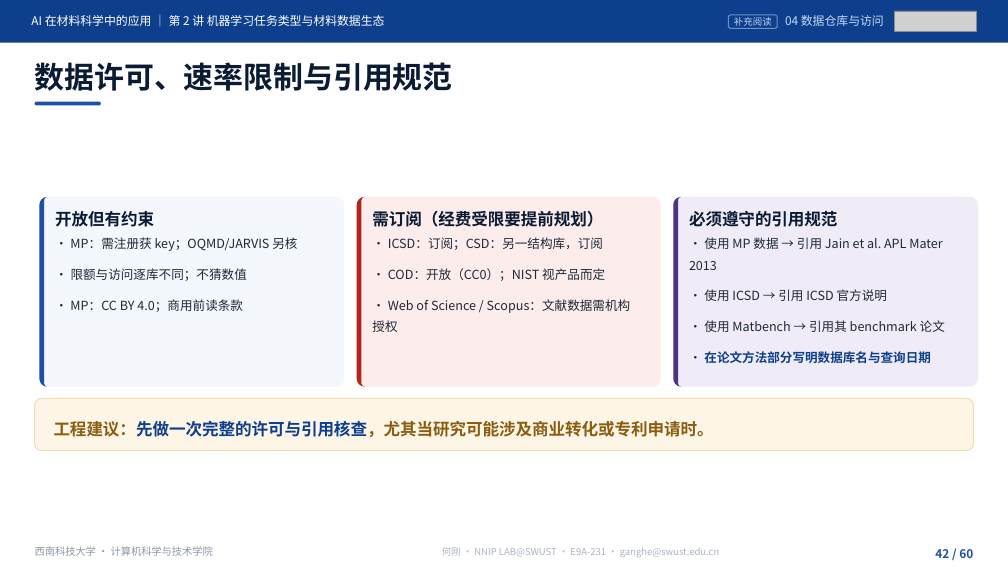
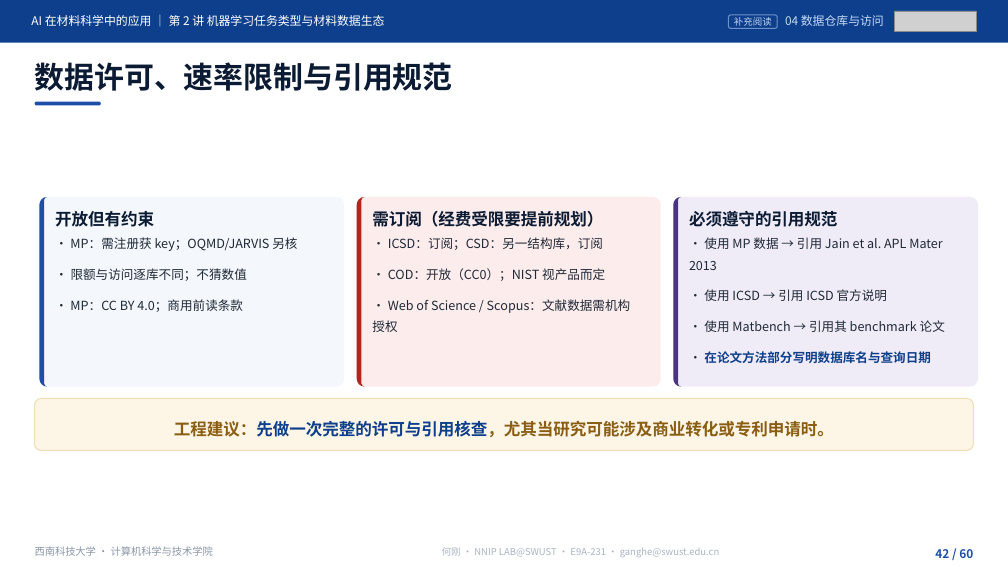
Before and after one commit to cosfrist/Applications-of-Artificial-Intelligence-in-Materials-Science-SWUST, a slide deck: slide 42 of lectures/02-机器学习任务类型与材料数据生态/AI在材料科学中的应用-第2讲 机器学习任务类型与材料数据生态-V5.pptx. Drawn at 1008x567 pixels with LibreOffice and Linux fonts; fonts in the diff are those of the drawing; grey boxes stand for pictures. Boxes give left, top, right and bottom in pixels: in the first picture for what was removed or moved away, otherwise in the second. Text is boxed around its words. In the diff, an @@ line names an element or a change of style, - is before the commit and + after.

```diff
--- a/lectures/02-机器学习任务类型与材料数据生态/AI在材料科学中的应用-第2讲 机器学习任务类型与材料数据生态-V5.pptx
+++ b/lectures/02-机器学习任务类型与材料数据生态/AI在材料科学中的应用-第2讲 机器学习任务类型与材料数据生态-V5.pptx
@@ text "工程建议：先做一次完整的许可与引用核查，尤其当研究可能涉及商业转化或专利申请时。" at <box>174,421,834,437</box>: alignment left to centre @@
```
Also in this commit, not shown: 16 other slides changed, 5 other files.
